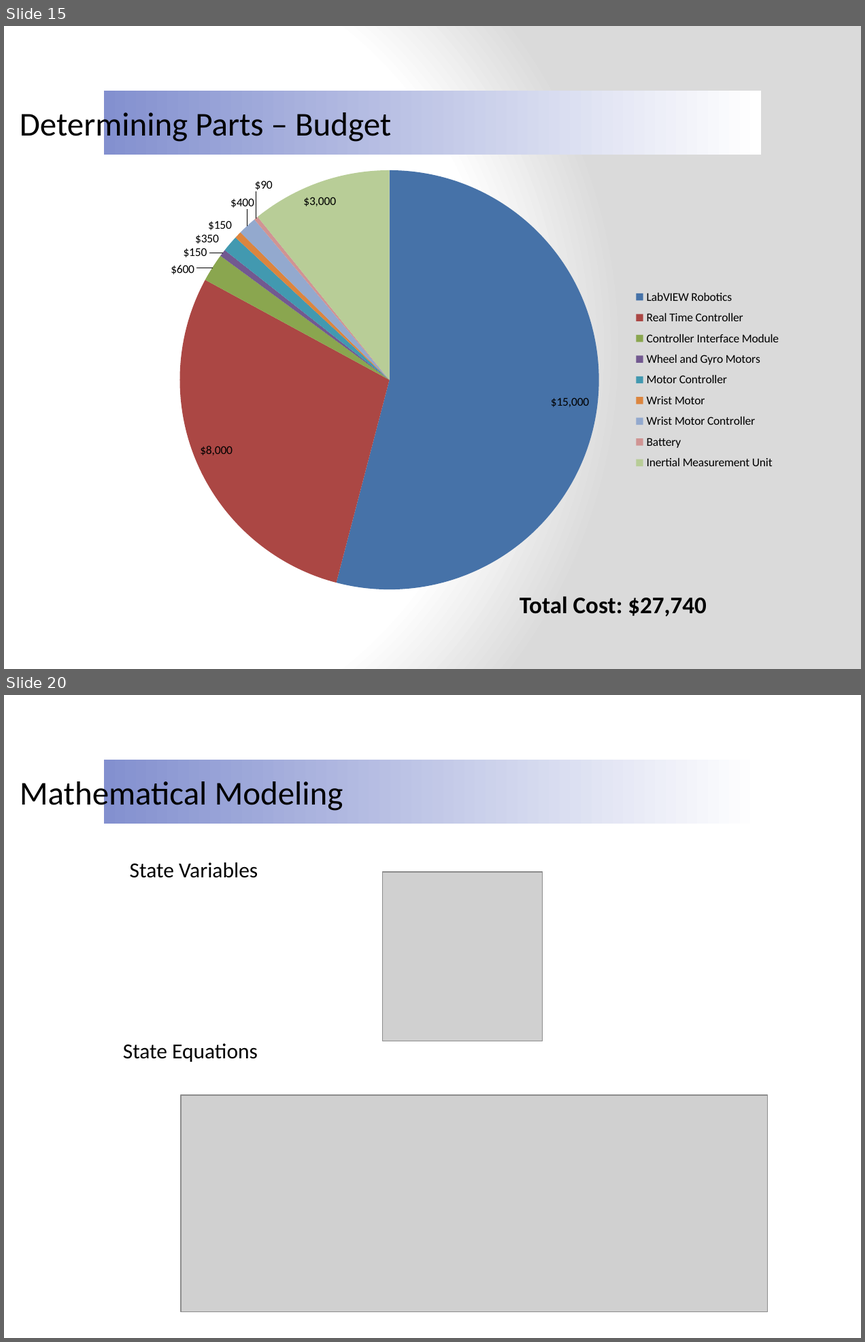
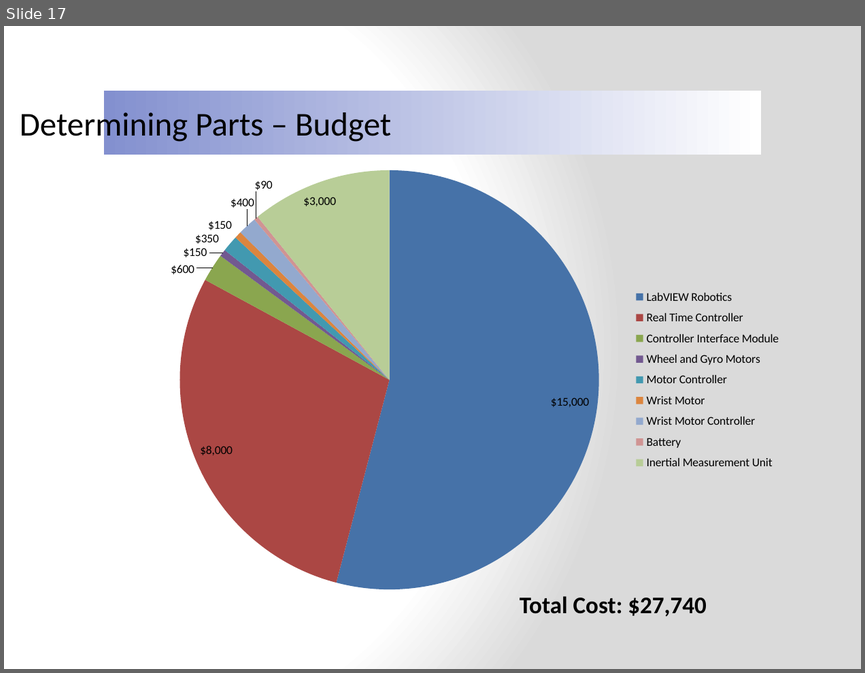
Before and after one commit to ruffsl/ROBO, a slide deck: Documentation/Design Reviews/Speech Notes/Presentations/Final Presentation.pptx. Shown one above the other, each under a label of ours: slides 15 and 20 before the commit, slide 17 after it; the slides between them are not shown. The pictures are 865x1342 and 865x673 pixels, drawn with LibreOffice and Linux fonts; fonts in the diff are those of the drawing; grey boxes stand for pictures; background and template pictures are left out. Boxes give left, top, right and bottom in pixels: in the first picture for what was removed or moved away, otherwise in the second. Text is boxed around its words. In the diff, an @@ line names an element or a change of style, - is before the commit and + after.

```diff
--- a/Documentation/Design Reviews/Speech Notes/Presentations/Final Presentation.pptx
+++ b/Documentation/Design Reviews/Speech Notes/Presentations/Final Presentation.pptx
@@ slide 20 removed at (4, 695, 861, 1338), background picture (left out) @@
@@ rectangle removed at (104, 759, 762, 824) @@
@@ text removed at (20, 777, 343, 813) @@
-Mathematical Modeling
@@ text removed at (130, 862, 258, 878) @@
-State Variables
@@ picture removed at (383, 872, 543, 1040) @@
@@ text removed at (123, 1043, 258, 1062) @@
-State Equations
@@ picture removed at (181, 1095, 768, 1312) @@
@@ what was slide 15 is now slide 17 @@
```
Also in this commit, not shown: 15 slides changed, 2 slides added, 1 other slide removed.
